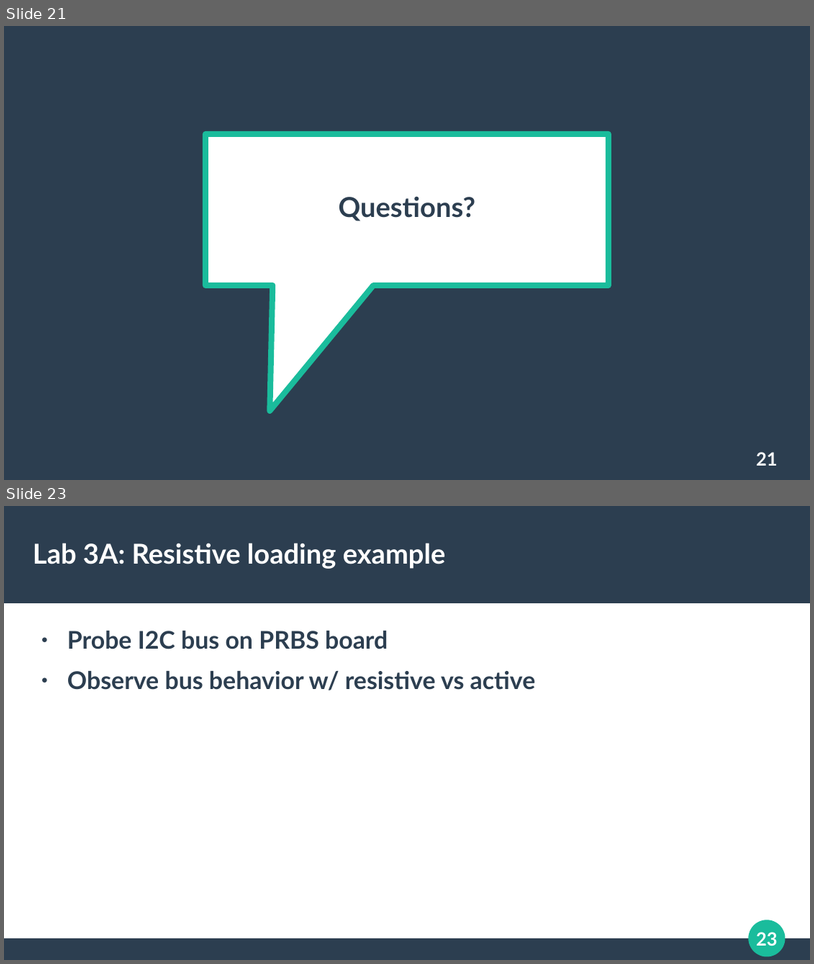
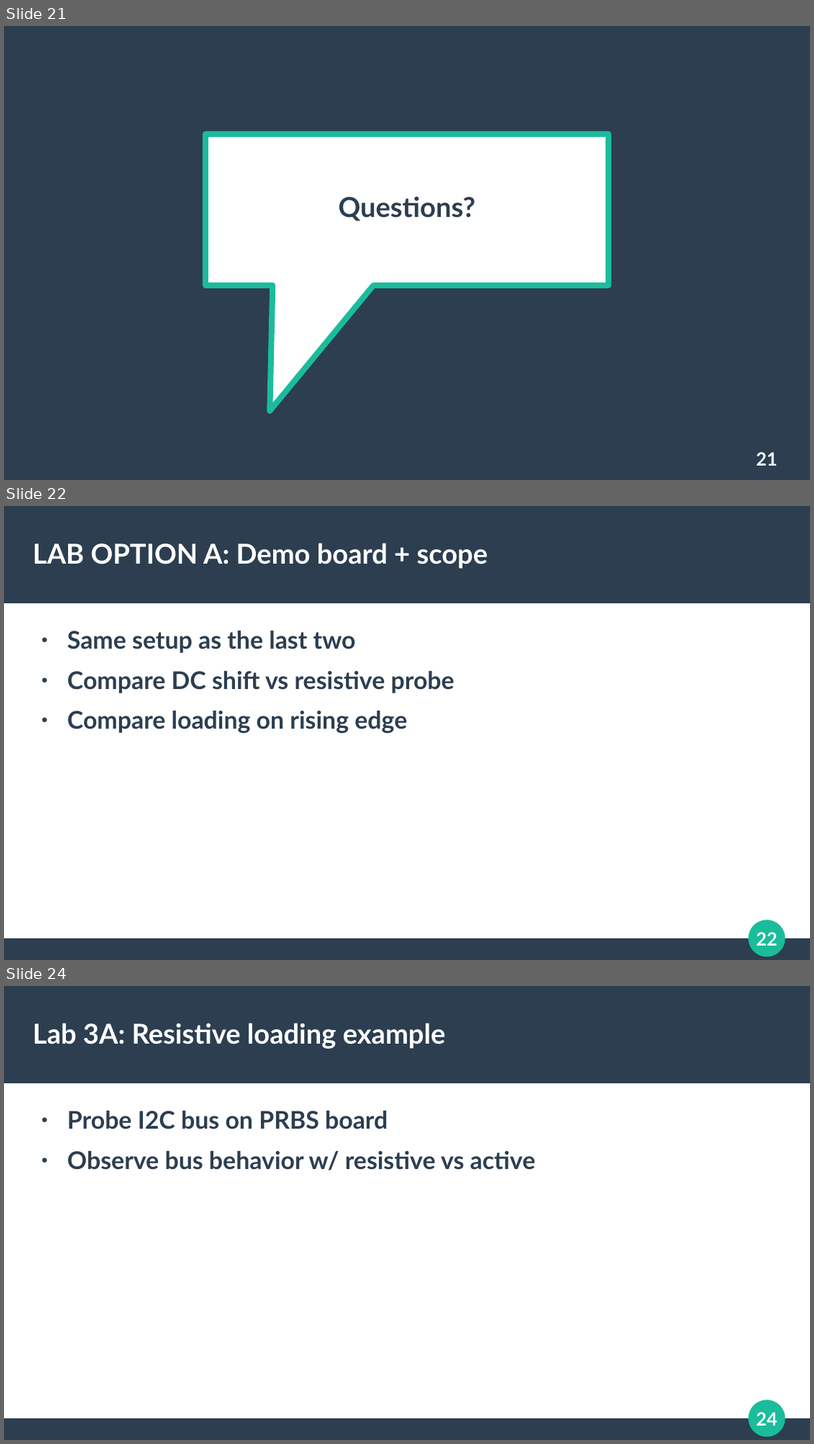
Before and after one commit to azonenberg/electronics-training, a slide deck: oscilloscope-probing/sec04-hiz-active.odp. Shown one above the other, each under a label of ours: slides 21 and 23 before the commit, slides 21, 22 and 24 after it; the slides between them are not shown. The pictures are 814x964 and 814x1444 pixels, drawn with LibreOffice and Linux fonts; fonts in the diff are those of the drawing. Boxes give left, top, right and bottom in pixels: in the first picture for what was removed or moved away, otherwise in the second. Text is boxed around its words. In the diff, an @@ line names an element or a change of style, - is before the commit and + after.

```diff
--- a/oscilloscope-probing/sec04-hiz-active.odp
+++ b/oscilloscope-probing/sec04-hiz-active.odp
@@ slide 22 added at (4, 506, 810, 960), background #FFFFFF; not listed: 4 template elements that a slide beside it also shows @@
@@ title added at (33, 543, 489, 569), 27 pt, text #FFFFFF, bold @@
+LAB OPTION A: Demo board + scope
@@ text added at (67, 631, 455, 733), 24 pt, text #2C3E50, bold @@
+● Same setup as the last two
+● Compare DC shift vs resistive probe
+● Compare loading on rising edge
@@ what was slide 23 is now slide 24 @@
@@ page number at (756, 1412, 777, 1425): text changed @@
-23
+24
```
Also in this commit, not shown: 1 slide changed, 2 other files.
